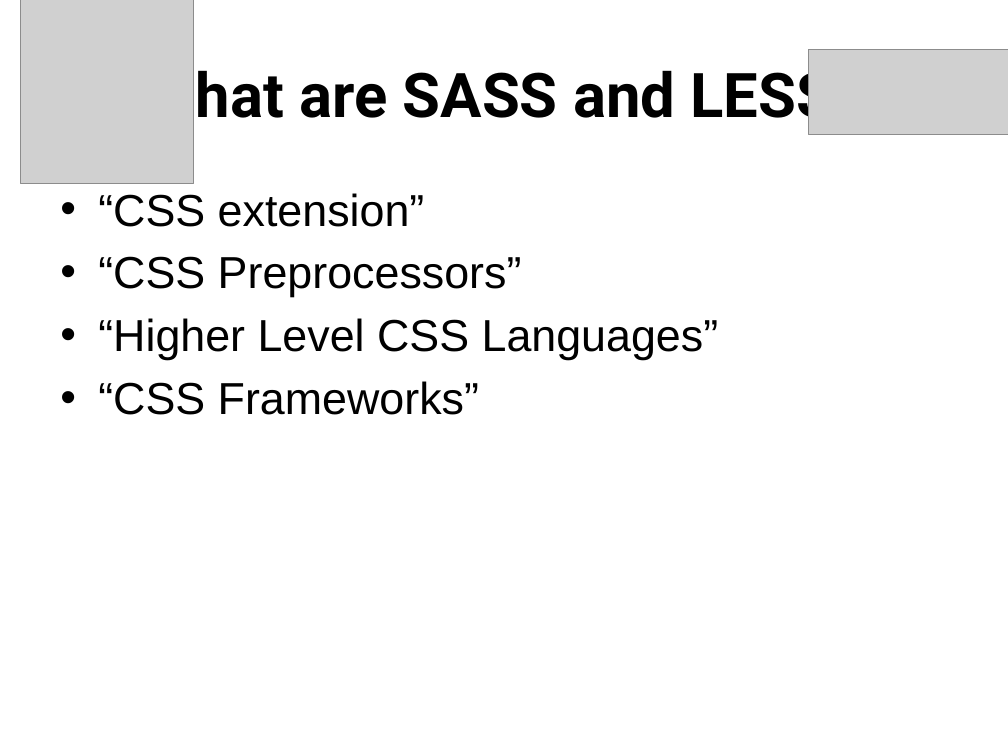
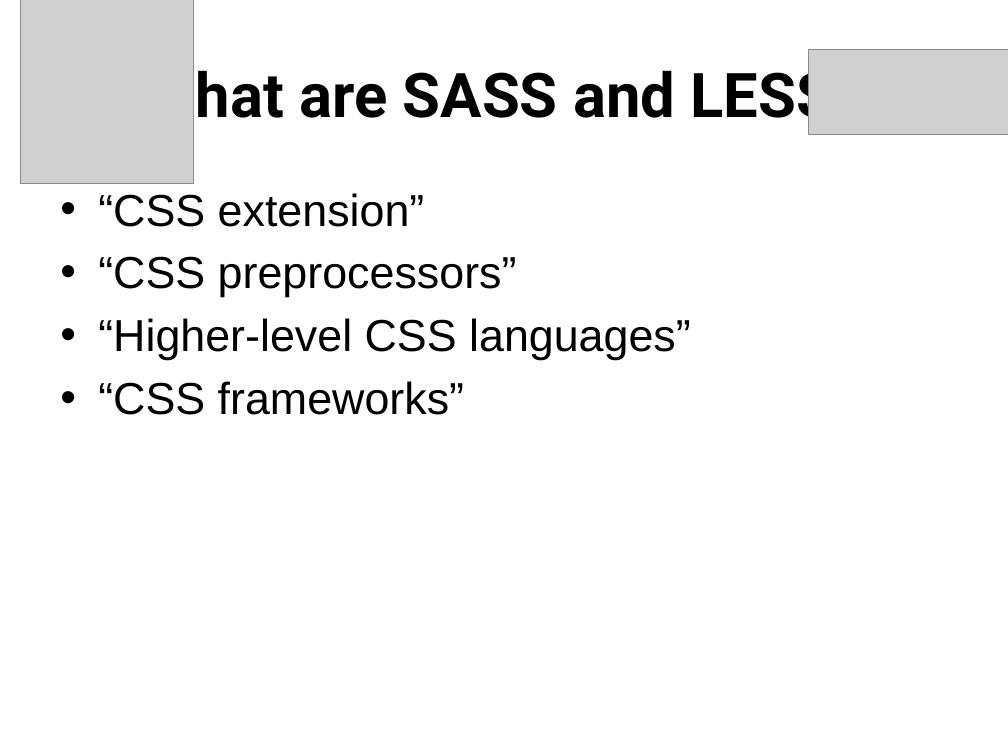
Before and after one commit to jacobladams/presentations, a slide deck: slide 5 of less-and-sass/Write LESS CSS and make it SASSier.pptx. Drawn at 1008x756 pixels with LibreOffice and Linux fonts; fonts in the diff are those of the drawing; grey boxes stand for pictures. Boxes give left, top, right and bottom in pixels: in the first picture for what was removed or moved away, otherwise in the second. Text is boxed around its words. In the diff, an @@ line names an element or a change of style, - is before the commit and + after.

```diff
--- a/less-and-sass/Write LESS CSS and make it SASSier.pptx
+++ b/less-and-sass/Write LESS CSS and make it SASSier.pptx
@@ text at <box>98,256,691,415</box>: text changed @@
-• “CSS Preprocessors”
-• “Higher Level CSS Languages”
-• “CSS Frameworks”
+• “CSS preprocessors”
+• “Higher-level CSS languages”
+• “CSS frameworks”
```
Also in this commit, not shown: 5 other slides changed, 17 slides added, 12 slides removed.
